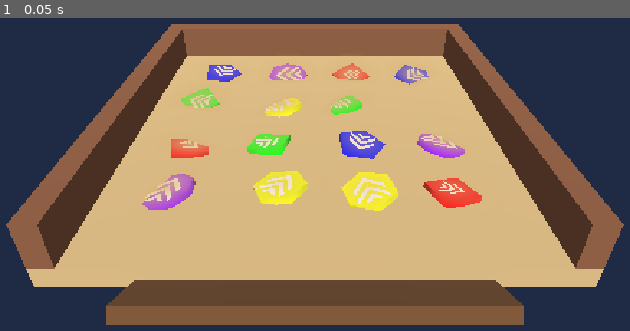
Above: before the commit, frame 1.
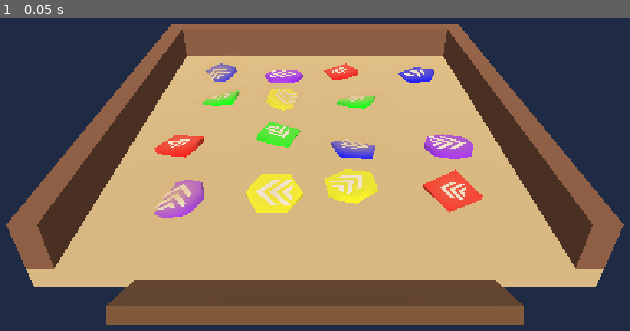
Above: after the commit, the same moment.

Repository: Sivush/DesertProject
Game: Godot game, scene res://1stScene.tscn
Two runs of this game, one before a commit and one after it. Both use one fixed random seed, a clock stepped at 60 frames per second and the inputs below.
Inputs:
- Up to frame 1 (0.05 s): no input

The runs differ from the first frame. In frame 1, 6.5% of the frame differs, in the area x 22-77%, y 14-64%.

Commit message:
разделение

Diff:
--- a/Item.tscn
+++ b/Item.tscn
@@ -1,4 +1,6 @@
 [gd_scene format=3 uid="uid://b8osgkmy1rb2d"]
+
+[ext_resource type="Script" path="res://item.gd" id="1_item"]
 
 [sub_resource type="BoxMesh" id="BoxMesh_p1gr0"]
 size = Vector3(1, 0.15, 1)
@@ -7,6 +9,7 @@
 size = Vector3(1, 0.15, 1)
 
 [node name="RigidBody3D" type="RigidBody3D" unique_id=550193378]
+script = ExtResource("1_item")
 
 [node name="MeshInstance3D" type="MeshInstance3D" parent="." unique_id=1619026150]
 mesh = SubResource("BoxMesh_p1gr0")
--- /dev/null
+++ b/effects.gd
@@ -0,0 +1,41 @@
+## Визуальные эффекты. Сюда будем добавлять новые (звуки, частицы сборки тройки и т.д.).
+## Скрипт ни к чему не прикрепляется: другие скрипты вызывают его функции напрямую.
+
+
+# Облачко пыли: песчинки разлетаются вверх и падают.
+# parent: узел, в который добавится эффект (обычно главная сцена)
+# pos: место в мире, где появится пыль
+static func spawn_dust(parent, pos):
+	var dust = CPUParticles3D.new()
+
+	# Одна песчинка: крошечная светлая сфера без теней
+	var mesh = SphereMesh.new()
+	mesh.radius = 0.04
+	mesh.height = 0.08
+	var material = StandardMaterial3D.new()
+	material.albedo_color = Color("F5E3B3")
+	material.shading_mode = BaseMaterial3D.SHADING_MODE_UNSHADED
+	mesh.material = material
+	dust.mesh = mesh
+
+	# Поведение частиц
+	dust.emitting = false  # пока выключено, чтобы сначала поставить на место
+	dust.amount = 30  # сколько песчинок
+	dust.lifetime = 0.7  # сколько секунд живёт каждая
+	dust.one_shot = true  # один взрыв, а не непрерывный поток
+	dust.explosiveness = 1.0  # все песчинки вылетают разом
+	dust.direction = Vector3(0, 1, 0)  # летят вверх
+	dust.spread = 60  # разброс в стороны (градусы)
+	dust.initial_velocity_min = 1.5  # скорость вылета (от и до)
+	dust.initial_velocity_max = 3.0
+	dust.gravity = Vector3(0, -8, 0)  # падают вниз
+	dust.scale_amount_min = 0.6  # случайный размер песчинок
+	dust.scale_amount_max = 1.4
+
+	# Ставим в нужное место и запускаем
+	parent.add_child(dust)
+	dust.global_position = pos
+	dust.emitting = true
+
+	# Через секунду убираем узел, чтобы не копился мусор
+	parent.get_tree().create_timer(1.0).timeout.connect(dust.queue_free)
--- /dev/null
+++ b/item.gd
@@ -0,0 +1,54 @@
+extends RigidBody3D
+## Одна плитка (осколок). Скрипт прикреплён к корневому узлу сцены Item.tscn.
+## Плитка сама знает свой тип, сколько копаний ей осталось, и умеет копаться.
+
+const Effects = preload("res://effects.gd")  # эффекты (пыль)
+
+
+# ---------- НАСТРОЙКИ КОПАНИЯ ----------
+# Индекс в списках = сколько копаний осталось у плитки (0, 1 или 2)
+
+const DIG_HEIGHTS = [0.33, 0.28, 0.24]  # высота плитки: чем глубже, тем ниже в песке
+const DIG_TILTS = [0, 10, 15]  # наклон плитки в градусах: чем глубже, тем больше наклон
+const COVER_ALPHA = [0.0, 0.5, 0.85]  # плотность пыли сверху: 0 = пыли нет, 1 = полностью закрыто
+
+
+# ---------- ДАННЫЕ ПЛИТКИ ----------
+
+var type = 0  # тип плитки (0..4): определяет цвет, форму и размер стрелки
+var digs = 0  # сколько копаний ещё осталось (0 = плитка откопана)
+
+
+# Начальная настройка плитки. Вызывается фабрикой сразу после создания
+func setup(new_type, new_digs):
+	type = new_type
+	digs = new_digs
+	freeze = true  # плитка лежит неподвижно (без физики), пока её не отправят на полку
+
+
+# Ставит плитку на поле в точку (x, z): высота и наклон зависят от глубины, поворот случайный
+func place(x, z):
+	position = Vector3(x, DIG_HEIGHTS[digs], z)
+	rotation_degrees = Vector3(0, randf_range(0, 360), DIG_TILTS[digs])
+
+
+# Плитка откопана и готова лететь на полку?
+func is_dug_out():
+	return digs <= 0
+
+
+# Одно копание: плитка поднимается, выпрямляется, а пыль над ней редеет
+func dig():
+	# Облачко песчинок в месте плитки
+	Effects.spawn_dust(get_parent(), Vector3(global_position.x, 0.3, global_position.z))
+
+	# Уменьшаем счётчик копаний
+	digs -= 1
+
+	# Плавная анимация (0.25 секунды): все изменения идут одновременно
+	var tween = create_tween()
+	tween.set_parallel(true)
+	tween.tween_property(self, "position:y", DIG_HEIGHTS[digs], 0.25)  # плитка поднимается
+	tween.tween_property(self, "rotation_degrees:z", DIG_TILTS[digs], 0.25)  # плитка выпрямляется
+	var cover = get_node("Cover")
+	tween.tween_property(cover.mesh.material, "albedo_color:a", COVER_ALPHA[digs], 0.25)  # пыль редеет
--- a/main.gd
+++ b/main.gd
@@ -1,23 +1,14 @@
 extends Node3D
 ## Главный скрипт игры.
 ## Создаёт плитки на поле, обрабатывает клики мыши и следит за победой и проигрышем.
+## Внешний вид плиток собирает tile_factory.gd, а поведение плитки (копание) описано в item.gd.
+
+const TileFactory = preload("res://tile_factory.gd")  # фабрика плиток
 
 
-# ---------- НАСТРОЙКИ (числа можно менять здесь) ----------
+# ---------- НАСТРОЙКИ ----------
 
-const ITEM_SCENE = preload("res://Item.tscn")  # шаблон одной плитки (сцена Item.tscn)
 const ITEM_COUNT = 15  # сколько плиток на уровне (должно делиться на 3 и на число типов)
-const COLORS = [Color.RED, Color.GREEN, Color.BLUE, Color.YELLOW, Color.PURPLE]  # цвет каждого типа
-const SEGMENTS = [3, 4, 5, 6, 8]  # число углов у формы каждого типа (3 = треугольник, 4 = ромб...)
-
-# Копание. Индекс в списках = сколько копаний осталось у плитки (0, 1 или 2).
-const DIG_HEIGHTS = [0.33, 0.28, 0.24]  # высота плитки: чем глубже, тем ниже в песке
-const DIG_TILTS = [0, 10, 15]  # наклон плитки в градусах: чем глубже, тем больше наклон
-const COVER_ALPHA = [0.0, 0.5, 0.85]  # плотность пыли сверху: 0 = пыли нет, 1 = полностью закрыто
-
-# Стрелка-указатель на плитке
-const ARROW_TEXTURE = preload("res://items/arrow_white.png")  # картинка стрелки
-const ARROW_SIZES = [0.7, 0.85, 0.95, 1.05, 1.15]  # размер стрелки для каждого типа (по форме плитки)
 
 
 # ---------- ССЫЛКИ НА УЗЛЫ СЦЕНЫ ----------
@@ -48,45 +39,15 @@
 
 	# Создаём плитки одну за другой
 	for i in ITEM_COUNT:
-		var item = ITEM_SCENE.instantiate()
+		# Тип плитки идёт по кругу, поэтому каждого типа поровну (15 плиток / 5 типов = по 3)
+		var type = i % TileFactory.type_count()
+		# Сколько копаний нужно плитке: 1 или 2
+		var digs = 1 + randi() % 2
 
-		# Тип плитки (0..4): определяет цвет, форму и размер стрелки. Типы идут по кругу,
-		# поэтому каждого типа ровно по 3 штуки (15 плиток / 5 типов)
-		var type = i % COLORS.size()
-		item.set_meta("type", type)
-
-		# Красим плитку и задаём ей форму
-		var material = StandardMaterial3D.new()
-		material.albedo_color = COLORS[type]
-		item.get_node("MeshInstance3D").material_override = material
-		item.get_node("MeshInstance3D").mesh = make_shape(type)
-
-		# Сколько копаний нужно плитке (1 или 2). Запоминаем в метаданных плитки
-		var digs = 1 + randi() % 2
-		item.set_meta("digs", digs)
-
-		# Плитка лежит неподвижно (без физики), пока её не отправят на полку
-		item.freeze = true
-
-		# Ставим плитку в свою клетку со случайным сдвигом, глубиной и поворотом
+		# Фабрика собирает готовую плитку, а мы ставим её в свою клетку со случайным сдвигом
+		var item = TileFactory.create(type, digs)
 		var cell = cells[i]
-		item.position = Vector3(cell.x + randf_range(-0.3, 0.3), DIG_HEIGHTS[digs], cell.y + randf_range(-0.3, 0.3))
-		item.rotation_degrees = Vector3(0, randf_range(0, 360), DIG_TILTS[digs])
-
-		# Стрелка: плоская картинка чуть выше плитки
-		var arrow = MeshInstance3D.new()
-		arrow.name = "Arrow"  # имя нужно, чтобы найти её потом (shelf.gd уменьшает её на полке)
-		arrow.mesh = make_arrow(type)
-		arrow.position = Vector3(0, 0.09, 0)
-		item.add_child(arrow)
-
-		# Пыль: полупрозрачное пятно ещё выше стрелки, оно закрывает плитку и стрелку
-		var cover = MeshInstance3D.new()
-		cover.name = "Cover"  # имя нужно, чтобы найти пыль при копании (функция dig)
-		cover.mesh = make_cover(COVER_ALPHA[digs])
-		cover.position = Vector3(0, 0.12, 0)
-		item.add_child(cover)
-
+		item.place(cell.x + randf_range(-0.3, 0.3), cell.y + randf_range(-0.3, 0.3))
 		add_child(item)
 
 
@@ -129,122 +90,7 @@
 			var item = result.collider
 			# Нас интересуют только плитки, которые ещё не на полке (и полка сейчас не занята анимацией)
 			if item is RigidBody3D and not shelf.has_item(item) and not shelf.busy:
-				if item.get_meta("digs") > 0:
-					dig(item)  # плитка ещё в песке: копаем
+				if not item.is_dug_out():
+					item.dig()  # плитка ещё в песке: копаем
 				elif not shelf.is_full():
 					shelf.add_item(item)  # плитка откопана: отправляем на полку
-
-
-# ---------- КОПАНИЕ ----------
-
-# Одно копание: плитка поднимается, выпрямляется, а пыль над ней редеет
-func dig(item):
-	# Облачко песчинок в месте плитки
-	spawn_dust(Vector3(item.global_position.x, 0.3, item.global_position.z))
-
-	# Уменьшаем счётчик копаний
-	var digs = item.get_meta("digs") - 1
-	item.set_meta("digs", digs)
-
-	# Плавная анимация (0.25 секунды): все изменения идут одновременно
-	var tween = create_tween()
-	tween.set_parallel(true)
-	tween.tween_property(item, "position:y", DIG_HEIGHTS[digs], 0.25)  # плитка поднимается
-	tween.tween_property(item, "rotation_degrees:z", DIG_TILTS[digs], 0.25)  # плитка выпрямляется
-	var cover = item.get_node("Cover")
-	tween.tween_property(cover.mesh.material, "albedo_color:a", COVER_ALPHA[digs], 0.25)  # пыль редеет
-
-
-# ---------- ПОСТРОЕНИЕ ВНЕШНЕГО ВИДА ----------
-
-# Форма плитки: очень тонкий цилиндр с малым числом граней.
-# 3 грани = треугольник, 4 = ромб, 5 = пятиугольник и так далее
-func make_shape(type):
-	var mesh = CylinderMesh.new()
-	mesh.height = 0.15
-	mesh.top_radius = 0.6
-	mesh.bottom_radius = 0.6
-	mesh.radial_segments = SEGMENTS[type]
-	return mesh
-
-
-# Облачко пыли при копании: песчинки разлетаются вверх и падают
-func spawn_dust(pos):
-	var dust = CPUParticles3D.new()
-
-	# Одна песчинка: крошечная светлая сфера без теней
-	var mesh = SphereMesh.new()
-	mesh.radius = 0.04
-	mesh.height = 0.08
-	var material = StandardMaterial3D.new()
-	material.albedo_color = Color("F5E3B3")
-	material.shading_mode = BaseMaterial3D.SHADING_MODE_UNSHADED
-	mesh.material = material
-	dust.mesh = mesh
-
-	# Поведение частиц
-	dust.emitting = false  # пока выключено, чтобы сначала поставить на место
-	dust.amount = 30  # сколько песчинок
-	dust.lifetime = 0.7  # сколько секунд живёт каждая
-	dust.one_shot = true  # один взрыв, а не непрерывный поток
-	dust.explosiveness = 1.0  # все песчинки вылетают разом
-	dust.direction = Vector3(0, 1, 0)  # летят вверх
-	dust.spread = 60  # разброс в стороны (градусы)
-	dust.initial_velocity_min = 1.5  # скорость вылета (от и до)
-	dust.initial_velocity_max = 3.0
-	dust.gravity = Vector3(0, -8, 0)  # падают вниз
-	dust.scale_amount_min = 0.6  # случайный размер песчинок
-	dust.scale_amount_max = 1.4
-
-	# Ставим в нужное место и запускаем
-	add_child(dust)
-	dust.global_position = pos
-	dust.emitting = true
-
-	# Через секунду убираем узел, чтобы не копился мусор
-	get_tree().create_timer(1.0).timeout.connect(dust.queue_free)
-
-
-# Слой пыли над плиткой: плоский квадрат с мягким круглым пятном (в центре плотно, к краям прозрачно).
-# alpha: общая плотность пыли (0 = нет пыли, 1 = полностью закрыто)
-func make_cover(alpha):
-	# Градиент от цвета песка (центр) к прозрачному (край)
-	var gradient = Gradient.new()
-	gradient.set_color(0, Color(0.85, 0.71, 0.48, 1.0))
-	gradient.set_color(1, Color(0.85, 0.71, 0.48, 0.0))
-
-	# Из градиента делаем круглую картинку
-	var tex = GradientTexture2D.new()
-	tex.gradient = gradient
-	tex.fill = GradientTexture2D.FILL_RADIAL
-	tex.fill_from = Vector2(0.5, 0.5)
-	tex.fill_to = Vector2(1.0, 0.5)
-
-	# Материал: картинка с прозрачностью, без теней
-	var material = StandardMaterial3D.new()
-	material.albedo_texture = tex
-	material.albedo_color = Color(1, 1, 1, alpha)
-	material.transparency = BaseMaterial3D.TRANSPARENCY_ALPHA
-	material.shading_mode = BaseMaterial3D.SHADING_MODE_UNSHADED
-
-	# Плоский квадрат, лежащий горизонтально
-	var mesh = QuadMesh.new()
-	mesh.size = Vector2(2.2, 2.2)
-	mesh.orientation = PlaneMesh.FACE_Y
-	mesh.material = material
-	return mesh
-
-
-# Стрелка на плитке: плоский квадрат с белой картинкой стрелки.
-# Размер зависит от типа, чтобы стрелка помещалась на мелких плитках
-func make_arrow(type):
-	var material = StandardMaterial3D.new()
-	material.albedo_texture = ARROW_TEXTURE
-	material.transparency = BaseMaterial3D.TRANSPARENCY_ALPHA
-	material.shading_mode = BaseMaterial3D.SHADING_MODE_UNSHADED
-
-	var mesh = QuadMesh.new()
-	mesh.size = Vector2(ARROW_SIZES[type], ARROW_SIZES[type])
-	mesh.orientation = PlaneMesh.FACE_Y
-	mesh.material = material
-	return mesh
--- a/shelf.gd
+++ b/shelf.gd
@@ -51,7 +51,7 @@
 	# Ищем место: если на полке уже есть плитки такого же типа, ставим новую рядом с ними
 	var insert_at = items.size()
 	for i in items.size():
-		if items[i].get_meta("type") == item.get_meta("type"):
+		if items[i].type == item.type:
 			insert_at = i + 1
 	items.insert(insert_at, item)
 
@@ -93,7 +93,7 @@
 	# Считаем, сколько плиток каждого типа лежит на полке
 	var counts = {}
 	for item in items:
-		var type = item.get_meta("type")
+		var type = item.type
 		counts[type] = counts.get(type, 0) + 1
 
 	# Если какого-то типа три или больше, удаляем три плитки этого типа
@@ -101,7 +101,7 @@
 		if counts[type] >= 3:
 			var removed = 0
 			for item in items.duplicate():
-				if item.get_meta("type") == type and removed < 3:
+				if item.type == type and removed < 3:
 					items.erase(item)
 					item.queue_free()
 					removed += 1
--- /dev/null
+++ b/tile_factory.gd
@@ -0,0 +1,104 @@
+## Фабрика плиток: собирает готовую плитку нужного типа (форма, цвет, стрелка, пыль).
+## Скрипт ни к чему не прикрепляется: main.gd вызывает его функции напрямую.
+
+const ITEM_SCENE = preload("res://Item.tscn")  # шаблон одной плитки (сцена Item.tscn)
+const ItemScript = preload("res://item.gd")  # скрипт плитки (нужен, чтобы взять его настройки)
+
+
+# ---------- НАСТРОЙКИ ВНЕШНЕГО ВИДА (числа можно менять здесь) ----------
+
+const COLORS = [Color.RED, Color.GREEN, Color.BLUE, Color.YELLOW, Color.PURPLE]  # цвет каждого типа
+const SEGMENTS = [3, 4, 5, 6, 8]  # число углов у формы каждого типа (3 = треугольник, 4 = ромб...)
+const ARROW_TEXTURE = preload("res://items/arrow_white.png")  # картинка стрелки
+const ARROW_SIZES = [0.7, 0.85, 0.95, 1.05, 1.15]  # размер стрелки для каждого типа (по форме плитки)
+
+
+# Сколько всего типов плиток
+static func type_count():
+	return COLORS.size()
+
+
+# Создаёт готовую плитку.
+# type: тип плитки (0..4), digs: сколько копаний ей нужно (1 или 2)
+static func create(type, digs):
+	var item = ITEM_SCENE.instantiate()
+	item.setup(type, digs)
+
+	# Красим плитку и задаём ей форму
+	var mesh_node = item.get_node("MeshInstance3D")
+	var material = StandardMaterial3D.new()
+	material.albedo_color = COLORS[type]
+	mesh_node.material_override = material
+	mesh_node.mesh = make_shape(type)
+
+	# Стрелка: плоская картинка чуть выше плитки
+	var arrow = MeshInstance3D.new()
+	arrow.name = "Arrow"  # имя нужно, чтобы найти её потом (полка уменьшает её)
+	arrow.mesh = make_arrow(type)
+	arrow.position = Vector3(0, 0.09, 0)
+	item.add_child(arrow)
+
+	# Пыль: полупрозрачное пятно ещё выше стрелки, оно закрывает плитку и стрелку
+	var cover = MeshInstance3D.new()
+	cover.name = "Cover"  # имя нужно, чтобы найти пыль при копании (item.gd)
+	cover.mesh = make_cover(ItemScript.COVER_ALPHA[digs])
+	cover.position = Vector3(0, 0.12, 0)
+	item.add_child(cover)
+
+	return item
+
+
+# Форма плитки: очень тонкий цилиндр с малым числом граней.
+# 3 грани = треугольник, 4 = ромб, 5 = пятиугольник и так далее
+static func make_shape(type):
+	var mesh = CylinderMesh.new()
+	mesh.height = 0.15
+	mesh.top_radius = 0.6
+	mesh.bottom_radius = 0.6
+	mesh.radial_segments = SEGMENTS[type]
+	return mesh
+
+
+# Слой пыли над плиткой: плоский квадрат с мягким круглым пятном (в центре плотно, к краям прозрачно).
+# alpha: общая плотность пыли (0 = нет пыли, 1 = полностью закрыто)
+static func make_cover(alpha):
+	# Градиент от цвета песка (центр) к прозрачному (край)
+	var gradient = Gradient.new()
+	gradient.set_color(0, Color(0.85, 0.71, 0.48, 1.0))
+	gradient.set_color(1, Color(0.85, 0.71, 0.48, 0.0))
+
+	# Из градиента делаем круглую картинку
+	var tex = GradientTexture2D.new()
+	tex.gradient = gradient
+	tex.fill = GradientTexture2D.FILL_RADIAL
+	tex.fill_from = Vector2(0.5, 0.5)
+	tex.fill_to = Vector2(1.0, 0.5)
+
+	# Материал: картинка с прозрачностью, без теней
+	var material = StandardMaterial3D.new()
+	material.albedo_texture = tex
+	material.albedo_color = Color(1, 1, 1, alpha)
+	material.transparency = BaseMaterial3D.TRANSPARENCY_ALPHA
+	material.shading_mode = BaseMaterial3D.SHADING_MODE_UNSHADED
+
+	# Плоский квадрат, лежащий горизонтально
+	var mesh = QuadMesh.new()
+	mesh.size = Vector2(2.2, 2.2)
+	mesh.orientation = PlaneMesh.FACE_Y
+	mesh.material = material
+	return mesh
+
+
+# Стрелка на плитке: плоский квадрат с белой картинкой стрелки.
+# Размер зависит от типа, чтобы стрелка помещалась на мелких плитках
+static func make_arrow(type):
+	var material = StandardMaterial3D.new()
+	material.albedo_texture = ARROW_TEXTURE
+	material.transparency = BaseMaterial3D.TRANSPARENCY_ALPHA
+	material.shading_mode = BaseMaterial3D.SHADING_MODE_UNSHADED
+
+	var mesh = QuadMesh.new()
+	mesh.size = Vector2(ARROW_SIZES[type], ARROW_SIZES[type])
+	mesh.orientation = PlaneMesh.FACE_Y
+	mesh.material = material
+	return mesh
Not shown, added: effects.gd.uid
Not shown, added: item.gd.uid
Not shown, added: tile_factory.gd.uid
